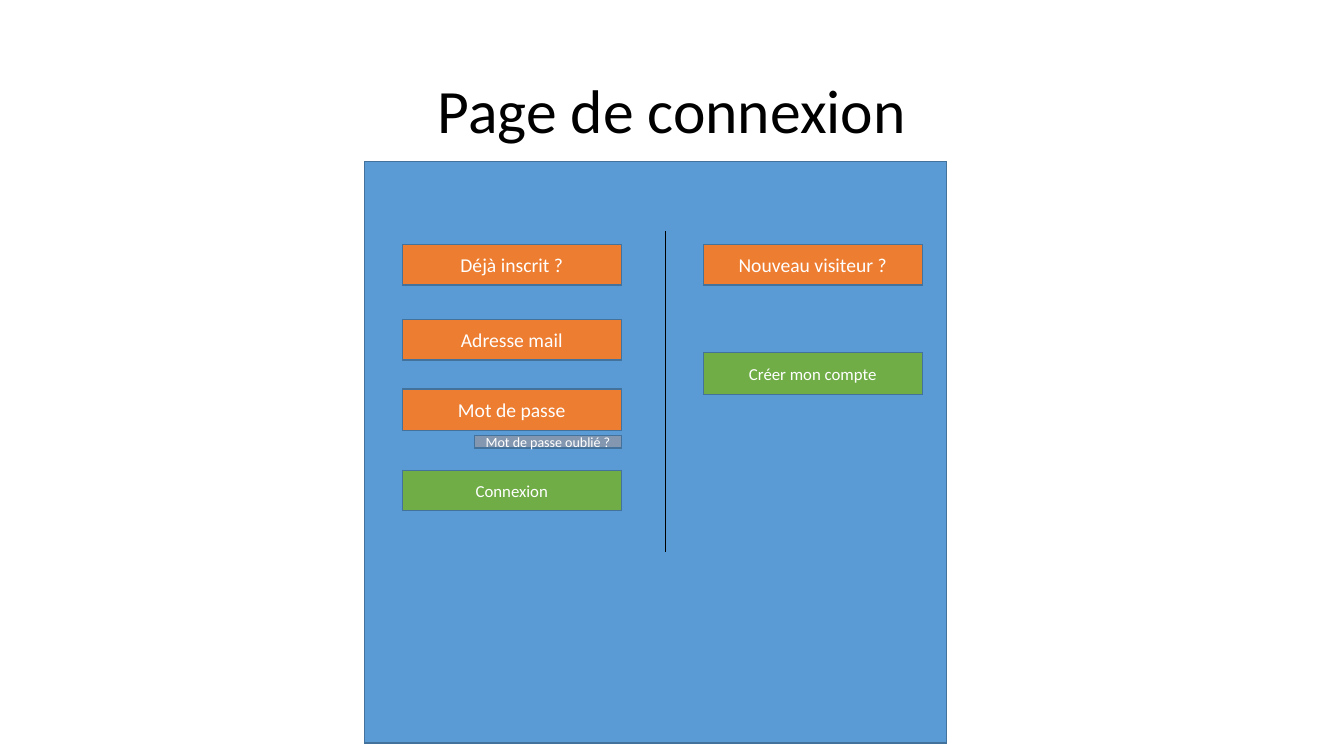
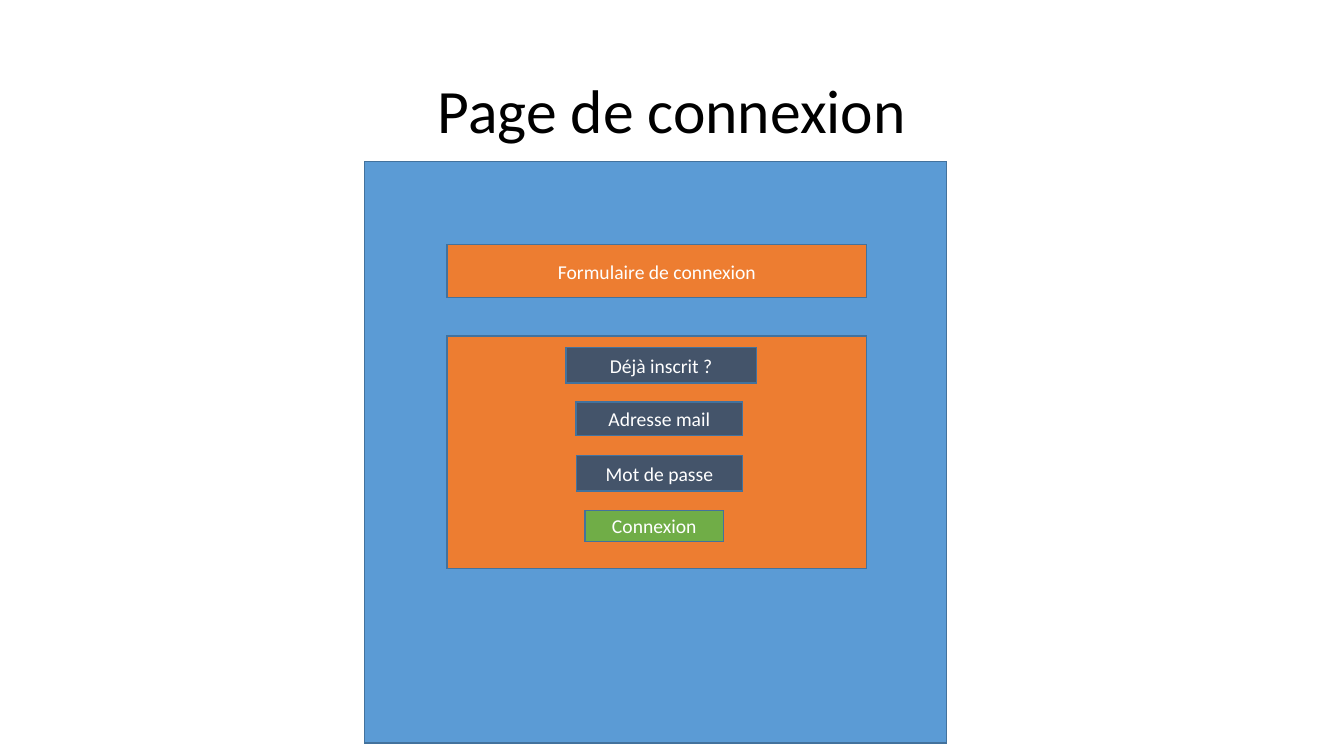
Before and after one commit to Vanda89/Blog_jean_forteroche, a slide deck: slide 10 of docs/Schéma-blog.pptx (slide 9 before the commit). Drawn at 1344x756 pixels with LibreOffice and Linux fonts; fonts in the diff are those of the drawing. Boxes give left, top, right and bottom in pixels: in the first picture for what was removed or moved away, otherwise in the second. Text is boxed around its words. In the diff, an @@ line names an element or a change of style, - is before the commit and + after.

```diff
--- a/docs/Schéma-blog.pptx
+++ b/docs/Schéma-blog.pptx
@@ line removed from (665, 231) to (665, 552) @@
@@ rectangle added at box(448, 245, 867, 298), fill #ED7D31, outline #43739E 1 pt, 14 pt, text #FFFFFF @@
+Formulaire de connexion
@@ rectangle removed at box(704, 245, 923, 285) @@
-Nouveau visiteur ?
@@ rectangle added at box(448, 336, 867, 568), fill #ED7D31, outline #43739E 1 pt @@
@@ fill #ED7D31 to #44546A in 3 elements at box(577, 456, 743, 491), box(576, 402, 742, 436), box(566, 348, 756, 383) @@
@@ rectangle "Déjà inscrit ?": place and size @@
-rectangle "Déjà inscrit ?" at box(402, 245, 621, 285)
+rectangle "Déjà inscrit ?" at box(566, 348, 756, 383)
@@ rectangle removed at box(704, 353, 923, 394) @@
-Créer mon compte
@@ rectangle "Adresse mail": place and size @@
-rectangle "Adresse mail" at box(402, 320, 621, 360)
+rectangle "Adresse mail" at box(576, 402, 742, 436)
@@ rectangle removed at box(475, 436, 621, 449) @@
-Mot de passe oublié ?
@@ rectangle "Mot de passe": place and size @@
-rectangle "Mot de passe" at box(402, 389, 621, 431)
+rectangle "Mot de passe" at box(577, 456, 743, 491)
@@ rectangle "Connexion": place and size @@
-rectangle "Connexion" at box(402, 471, 621, 511)
+rectangle "Connexion" at box(585, 511, 723, 541)
@@ rectangle "Connexion" at box(585, 511, 723, 541): size 12 to 14 pt @@
```
Also in this commit, not shown: 8 other slides changed, 1 slide added, 12 other files.
